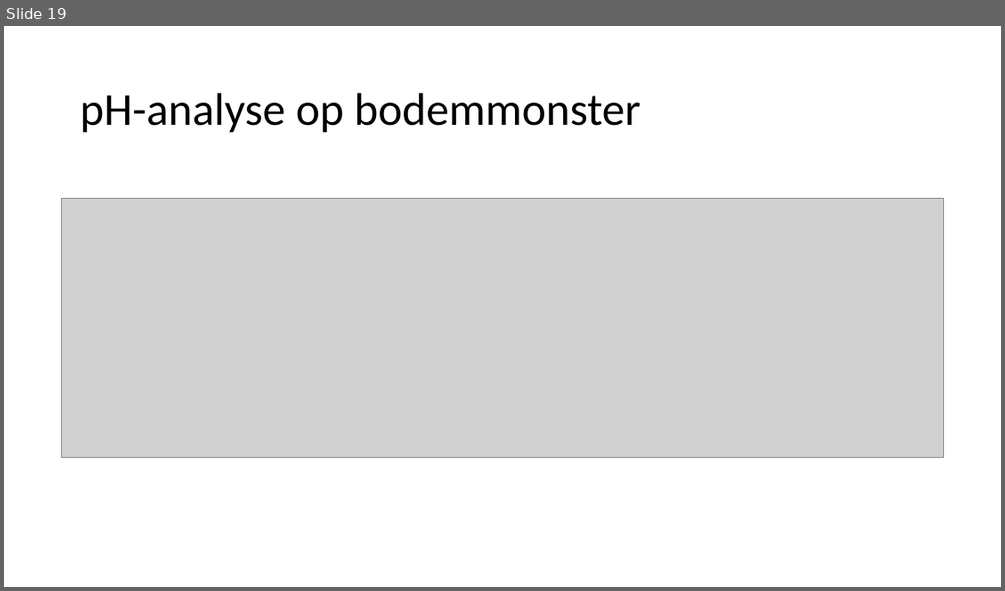
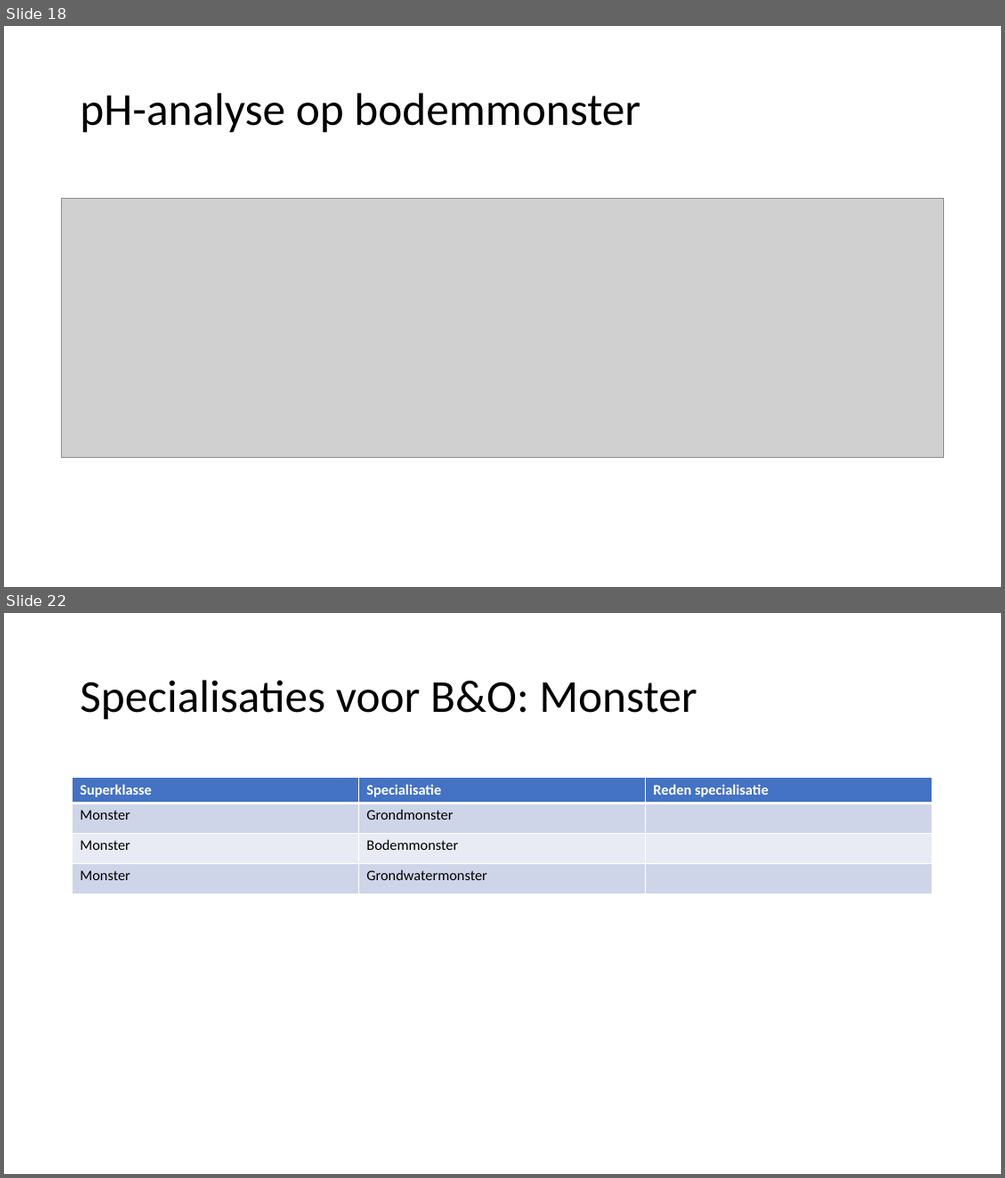
Before and after one commit to Informatievlaanderen/OSLOthema-bodemEnOndergrond, a slide deck: resources/consolidatie/WerkgroepConsolidatie20210531.pptx. Shown one above the other, each under a label of ours: slide 19 before the commit, slides 18 and 22 after it; the slides between them are not shown. The pictures are 1005x591 and 1005x1178 pixels, drawn with LibreOffice and Linux fonts; fonts in the diff are those of the drawing; grey boxes stand for pictures. Boxes give left, top, right and bottom in pixels: in the first picture for what was removed or moved away, otherwise in the second. Text is boxed around its words. In the diff, an @@ line names an element or a change of style, - is before the commit and + after.

```diff
--- a/resources/consolidatie/WerkgroepConsolidatie20210531.pptx
+++ b/resources/consolidatie/WerkgroepConsolidatie20210531.pptx
@@ slide 22 added at [4, 613, 1001, 1174], background #FFFFFF @@
@@ title added at [80, 680, 696, 720], 44 pt, text #000000 @@
+Specialisaties voor B&O: Monster
@@ table added at [73, 778, 932, 893], 4 rows, 3 columns @@
+Superklasse | Specialisatie | Reden specialisatie
+Monster | Grondmonster | 
+Monster | Bodemmonster | 
+Monster | Grondwatermonster | 
@@ what was slide 19 is now slide 18 @@
```
Also in this commit, not shown: 1 slide changed, 14 other slides added, 5 slides removed.
